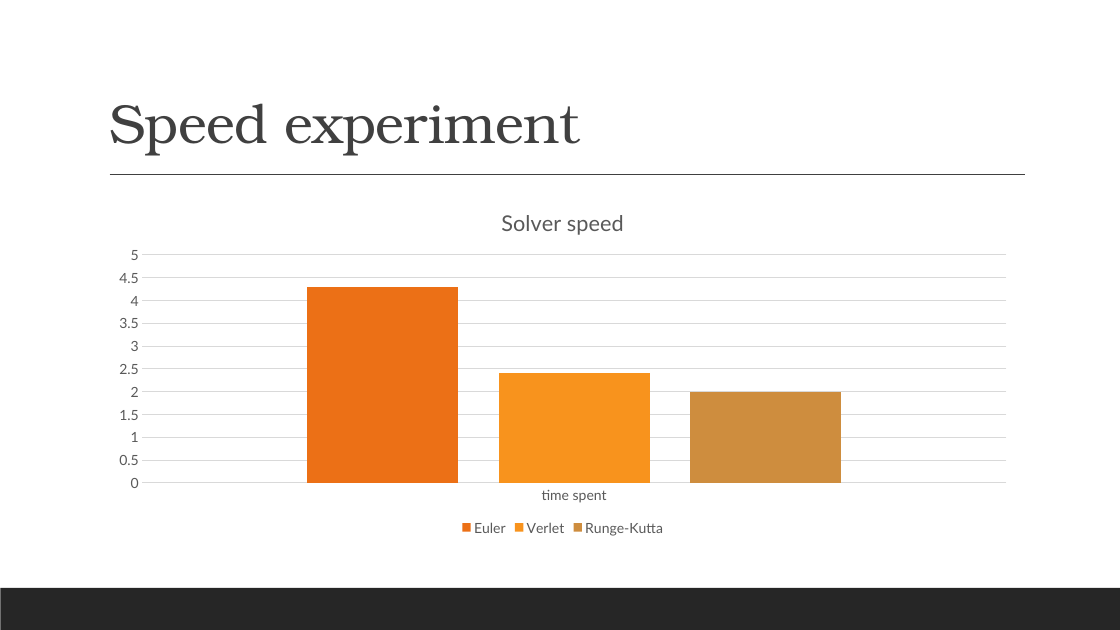
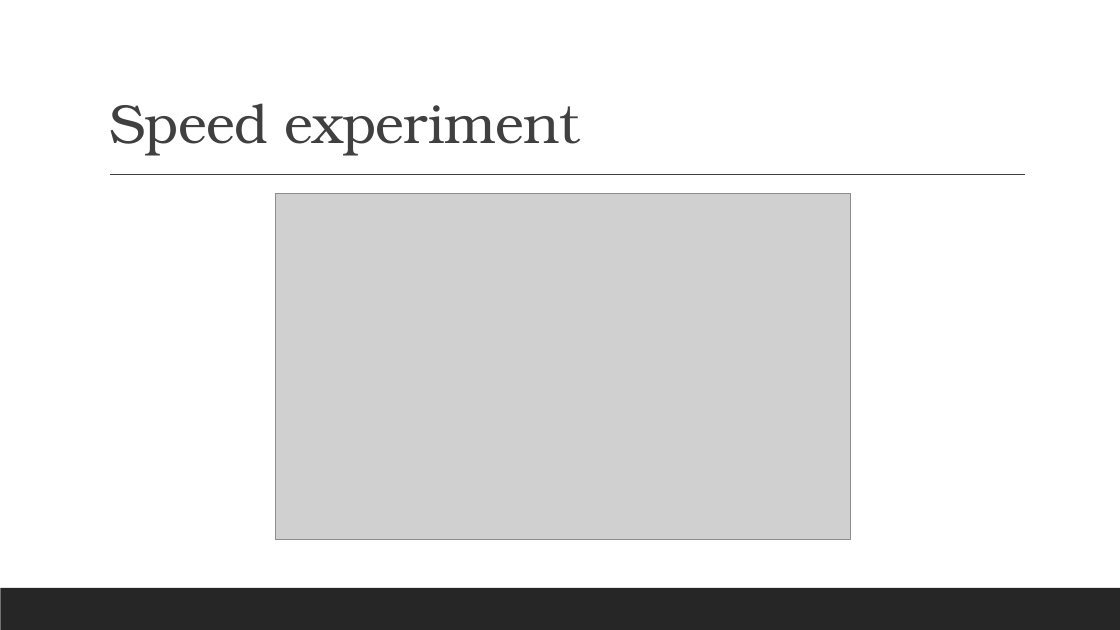
Before and after one commit to renesteeman/Project1-2_Group4, a slide deck: slide 14 of 04-PresentationThirdPhase.pptx. Drawn at 1120x630 pixels with LibreOffice and Linux fonts; fonts in the diff are those of the drawing; grey boxes stand for pictures. Boxes give left, top, right and bottom in pixels: in the first picture for what was removed or moved away, otherwise in the second. Text is boxed around its words. In the diff, an @@ line names an element or a change of style, - is before the commit and + after.

```diff
--- a/04-PresentationThirdPhase.pptx
+++ b/04-PresentationThirdPhase.pptx
@@ column chart removed at [101, 194, 1025, 539] @@
-title "Solver speed "
-categories: time spent
-Euler: 4.3
-Verlet: 2.4
-Runge-Kutta: 2
@@ picture added at [276, 194, 850, 539] @@
```
Also in this commit, not shown: 4 other slides changed, 1 slide added, 1 slide removed, 4 other files.
